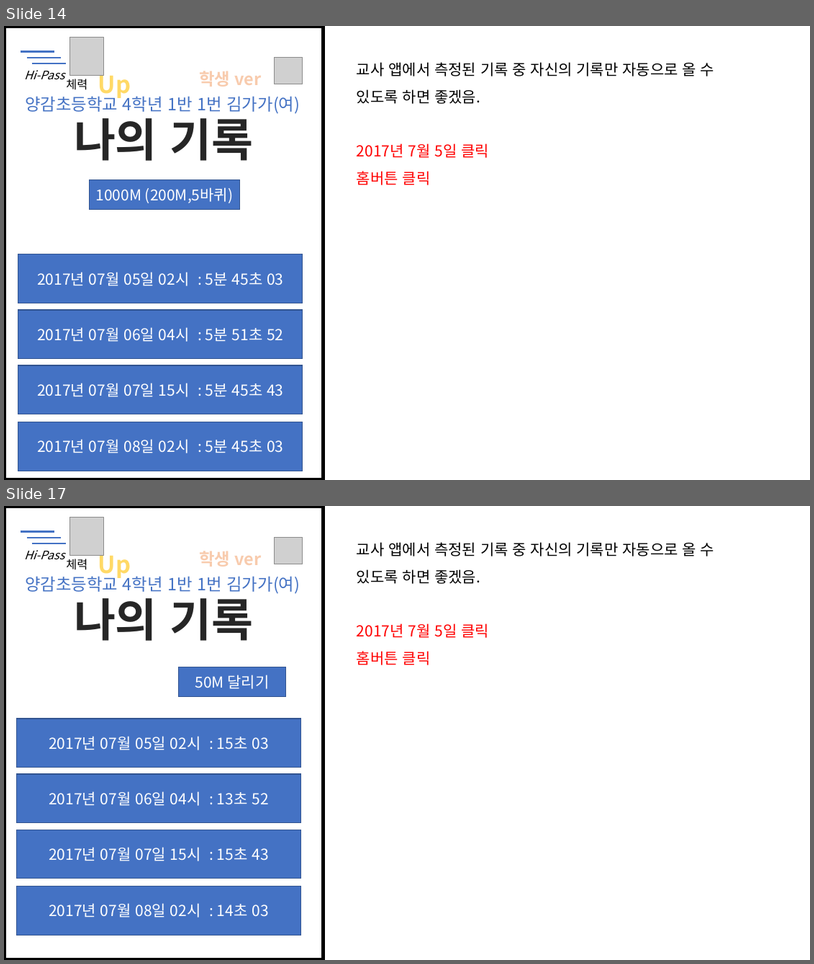
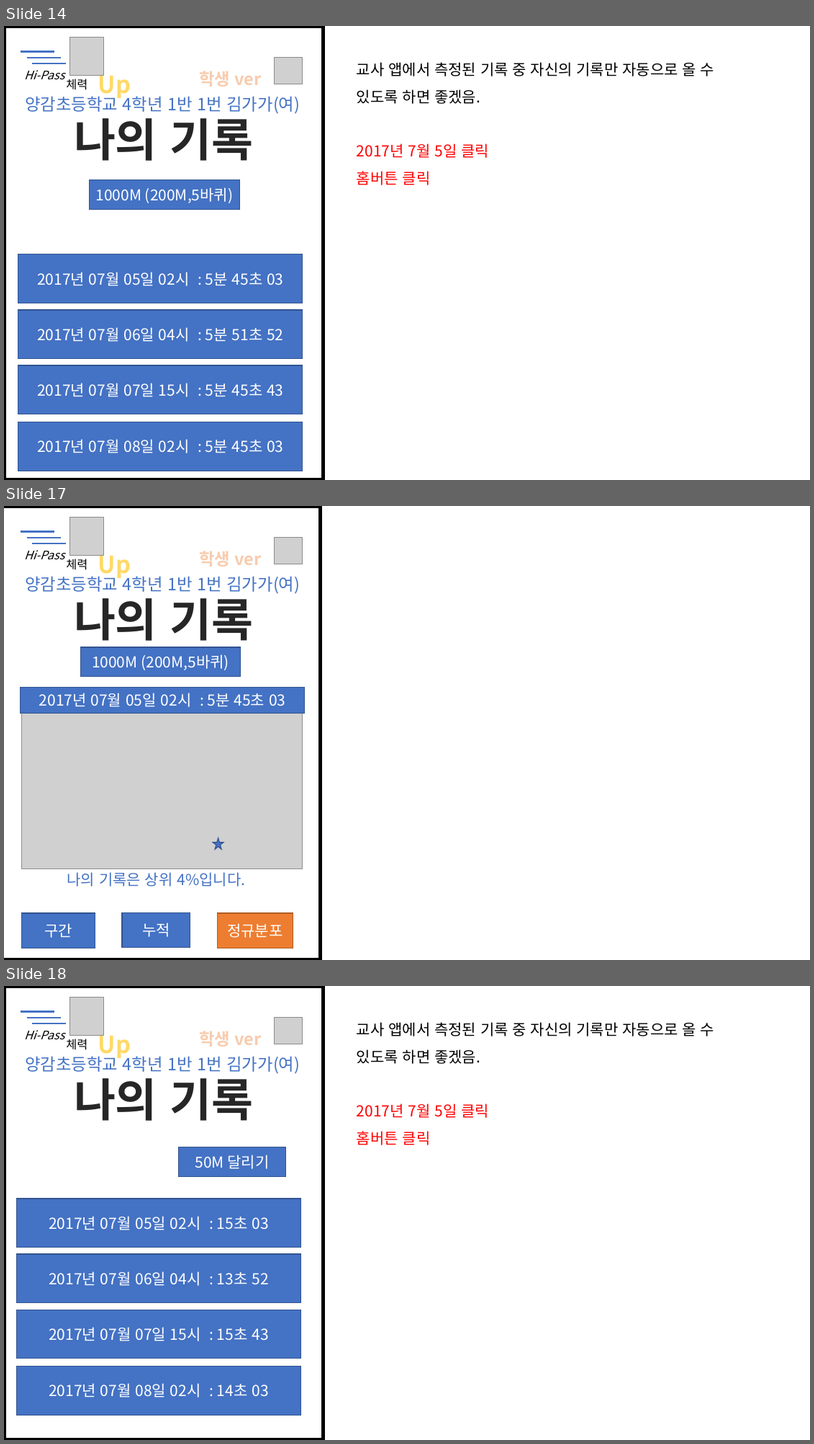
Before and after one commit to llssyy404/HealthKing, a slide deck: Document/전국용 학생앱.pptx. Shown one above the other, each under a label of ours: slides 14 and 17 before the commit, slides 14, 17 and 18 after it; the slides between them are not shown. The pictures are 814x964 and 814x1444 pixels, drawn with LibreOffice and Linux fonts; fonts in the diff are those of the drawing; grey boxes stand for pictures. Boxes give left, top, right and bottom in pixels: in the first picture for what was removed or moved away, otherwise in the second. Text is boxed around its words. In the diff, an @@ line names an element or a change of style, - is before the commit and + after.

Commit message:
학생앱 기획서 - 정규분포표 추가

```diff
--- a/Document/전국용 학생앱.pptx
+++ b/Document/전국용 학생앱.pptx
@@ slide 17 added at (4,506,810,960), background #FFFFFF @@
@@ rectangle added at (4,506,320,960), fill #FFFFFF, outline #000000 4.5 pt @@
@@ group added at (21,518,131,579): 3 texts, 3 lines, 1 picture @@
+체력
+Up
+Hi-Pass
@@ picture added at (275,538,303,565) @@
@@ text added at (199,551,262,566), 20 pt, text #F8CBAD, bold @@
+학생 ver
@@ text added at (25,573,300,594), 20 pt, text #4472C4 @@
+양감초등학교 4학년 1반 1번 김가가(여)
@@ text added at (74,590,254,647), 54 pt, text #262626, bold @@
+나의 기록
@@ rectangle added at (80,647,241,677), fill #4472C4, outline #325491 1 pt, 18 pt, text #FFFFFF @@
+1000M (200M,5바퀴)
@@ rectangle added at (21,687,305,713), fill #4472C4, outline #325491 1 pt, 18 pt, text #FFFFFF @@
+2017년 07월 05일 02시 : 5분 45초 03
@@ picture added at (22,708,302,868) @@
@@ star added at (214,838,224,849), fill #4472C4, outline #325491 1 pt @@
@@ text added at (67,872,245,886), 18 pt, text #4472C4 @@
+나의 기록은 상위 4%입니다.
@@ rectangle added at (22,913,95,947), fill #4472C4, outline #325491 1 pt, 18 pt, text #FFFFFF @@
+구간
@@ rectangle added at (122,913,190,947), fill #4472C4, outline #325491 1 pt, 18 pt, text #FFFFFF @@
+누적
@@ rectangle added at (218,913,293,947), fill #ED7D31, outline #AF5C24 1 pt, 18 pt, text #FFFFFF @@
+정규분포
@@ what was slide 17 is now slide 18 @@
```
Also in this commit, not shown: 2 slides changed.
